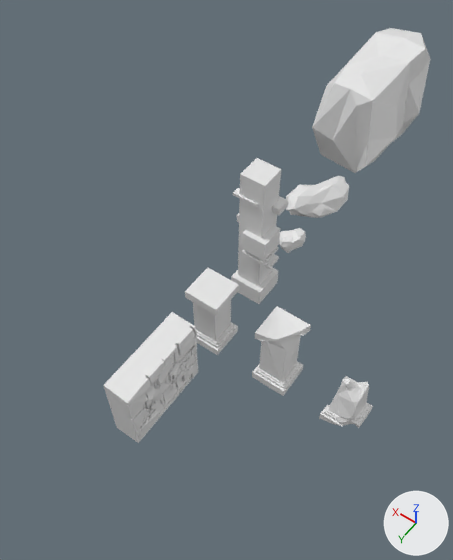
The Blender file assets/Assets 3D/Blender_files/Assets 3D.blend: old version first, new version second.
Camera for both pictures: a 50 mm lens placed at (-15.5, 32.6, 41.2), pointed at (1.7, 8.5, 3.3). Every picture has the same lights, and +X, +Y and +Z are marked at lower right. Objects named as collision shapes, trigger or cutter boxes, shadow casters or lower levels of detail are left out.

Names of what the first picture shows: 'Grosse roche', 'Mur gravé', 'Parroie', 'Pillier 1', 'Pillier 1.1', 'Pillier 1.2', 'Pillier 2'.
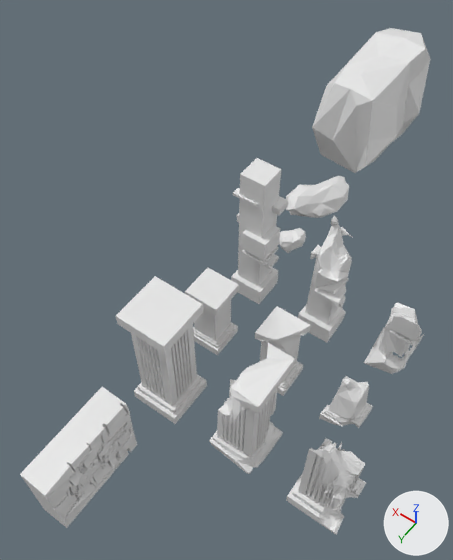
Changed parts and their boxes [x1, y1, x2, y2] in the pictures (453 x 560 px):
'Mur gravé', moved: before [103, 312, 198, 443]; after [20, 387, 137, 528]
'Pillier 3', added: after [116, 276, 207, 424]
'Pillier 3.1', added: after [209, 343, 295, 474]
'Pillier 3.2', added: after [286, 438, 366, 534]
'Pillier 2.001', added: after [298, 216, 352, 343]
'Pillier 2.002', added: after [364, 302, 424, 374]

Edits to the bpy script that builds the scene:
```text
Add me_cube_058:
    me_cube_058.from_pydata(...)  # 265 vertices, 174 faces; spans x -1.59..1.34, y -1.3..1.42, z -1.09..0.15
Add me_cube_057:
    me_cube_057.from_pydata(...)  # 183 vertices, 113 faces; spans x -1.59..1.49, y -1.35..1.42, z -1.09..0.69
Add me_cube_044:
    me_cube_044.from_pydata(...)  # 484 vertices, 304 faces; spans x -1.0..1.0, y -1.0..1.0, z -12.0..6.6
Add me_cube_043:
    me_cube_043.from_pydata(...)  # 423 vertices, 247 faces; spans x -1.0..1.0, y -1.0..1.0, z -12.0..11.5
Add me_cube:
    me_cube.from_pydata(...)  # 273 vertices, 157 faces; spans x -1.0..1.0, y -1.0..1.0, z -12.0..11.5
Change ob_mur_gravé:
    ob_mur_gravé.location: (0.92, 18.08, 2.9) -> (0.92, 25.1, 2.9)
Add ob_pillier_2_002:
    ob_pillier_2_002 = bpy.data.objects.new('Pillier 2.002', me_cube_058)
    ob_pillier_2_002.location = (-11.12, 5.4, 6.39)
    ob_pillier_2_002.scale = (1.0, 1.0, 5.99)
Add ob_pillier_2_001:
    ob_pillier_2_001 = bpy.data.objects.new('Pillier 2.001', me_cube_057)
    ob_pillier_2_001.location = (-5.24, 5.4, 6.39)
    ob_pillier_2_001.scale = (1.0, 1.0, 5.99)
Add ob_pillier_3_2:
    ob_pillier_3_2 = bpy.data.objects.new('Pillier 3.2', me_cube_044)
    ob_pillier_3_2.location = (-12.38, 17.06, 5.0)
    ob_pillier_3_2.scale = (1.87, 1.87, 0.439)
Add ob_pillier_3_1:
    ob_pillier_3_1 = bpy.data.objects.new('Pillier 3.1', me_cube_043)
    ob_pillier_3_1.location = (-5.96, 17.06, 5.0)
    ob_pillier_3_1.scale = (1.87, 1.87, 0.439)
Add ob_pillier_3:
    ob_pillier_3 = bpy.data.objects.new('Pillier 3', me_cube)
    ob_pillier_3.location = (0.65, 17.06, 5.0)
    ob_pillier_3.scale = (1.87, 1.87, 0.439)
```
